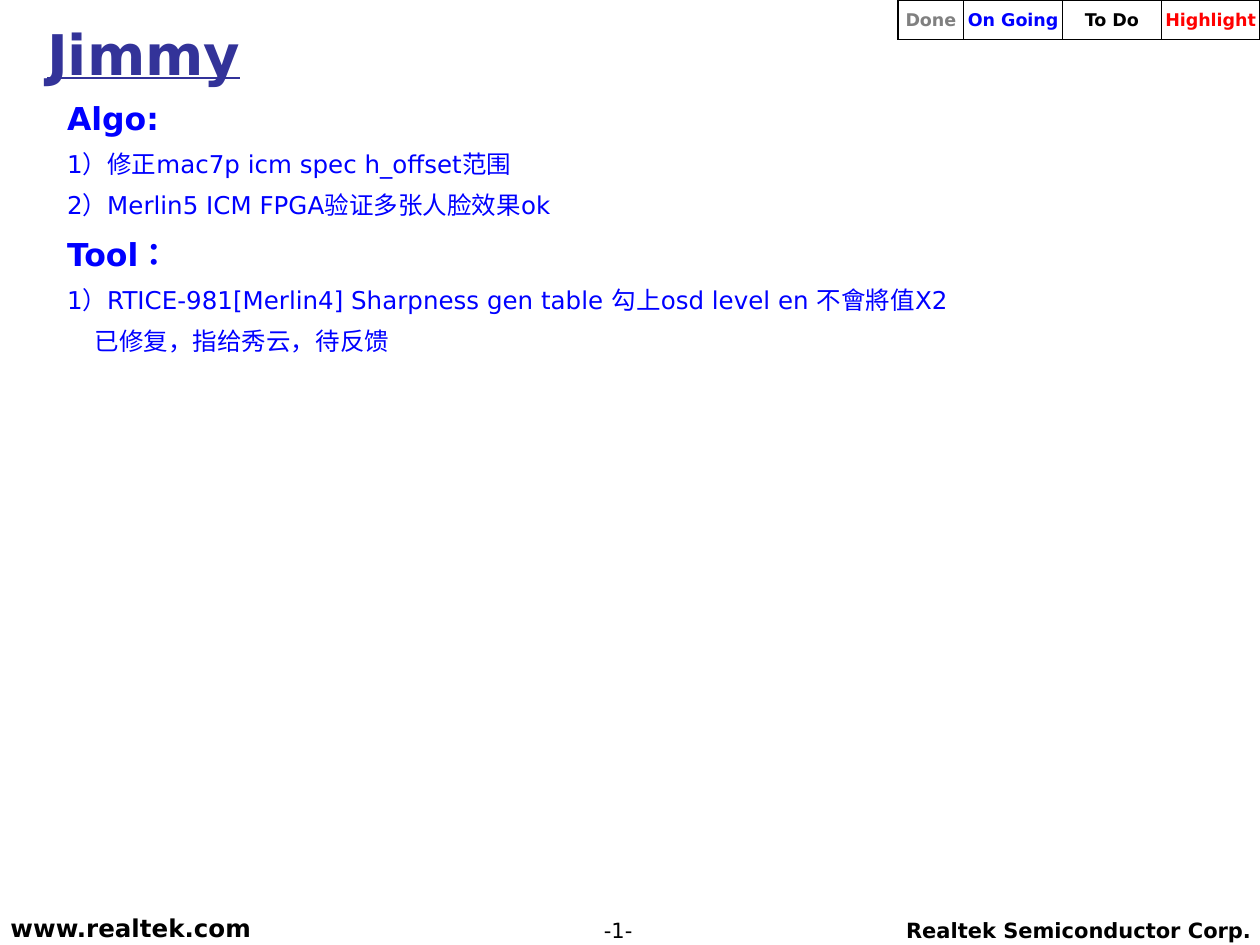
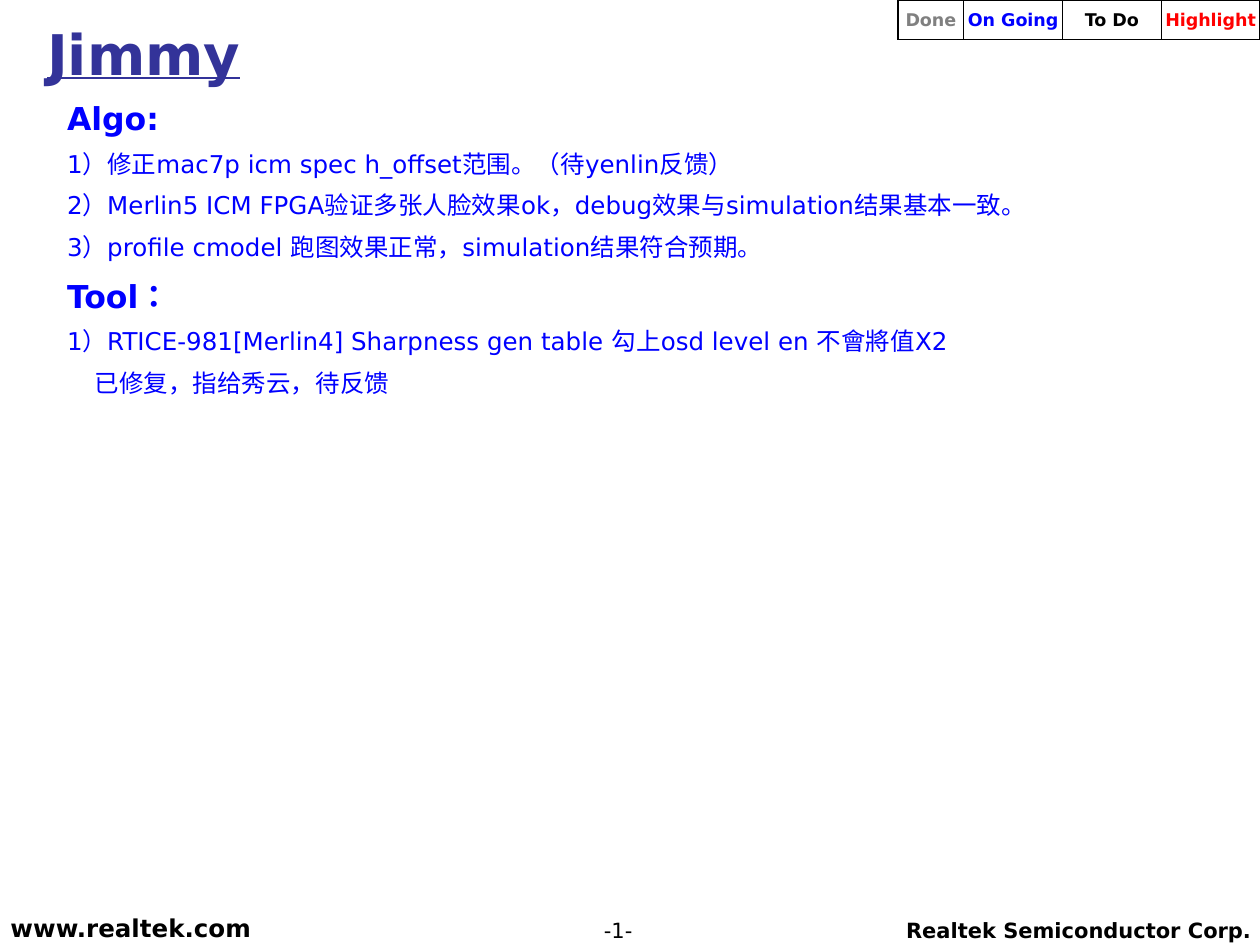
Before and after one commit to weicun581/Weekly_report, a slide deck: slide 1 of 2019年4月/RS_TV_SD_(Jimmy)_20190402.ppt. Drawn at 1260x945 pixels with LibreOffice and Linux fonts; fonts in the diff are those of the drawing; background and template pictures are left out. Boxes give left, top, right and bottom in pixels: in the first picture for what was removed or moved away, otherwise in the second. Text is boxed around its words. In the diff, an @@ line names an element or a change of style, - is before the commit and + after.

Commit message:
12

```diff
--- a/2019年4月/RS_TV_SD_(Jimmy)_20190402.ppt
+++ b/2019年4月/RS_TV_SD_(Jimmy)_20190402.ppt
@@ text at <box>67,153,1026,261</box>: text changed @@
-  1）修正mac7p icm spec h_offset范围
-  2）Merlin5 ICM FPGA验证多张人脸效果ok
+  1）修正mac7p icm spec h_offset范围。（待yenlin反馈）
+  2）Merlin5 ICM FPGA验证多张人脸效果ok，debug效果与simulation结果基本一致。
+  3）profile cmodel 跑图效果正常，simulation结果符合预期。
```
